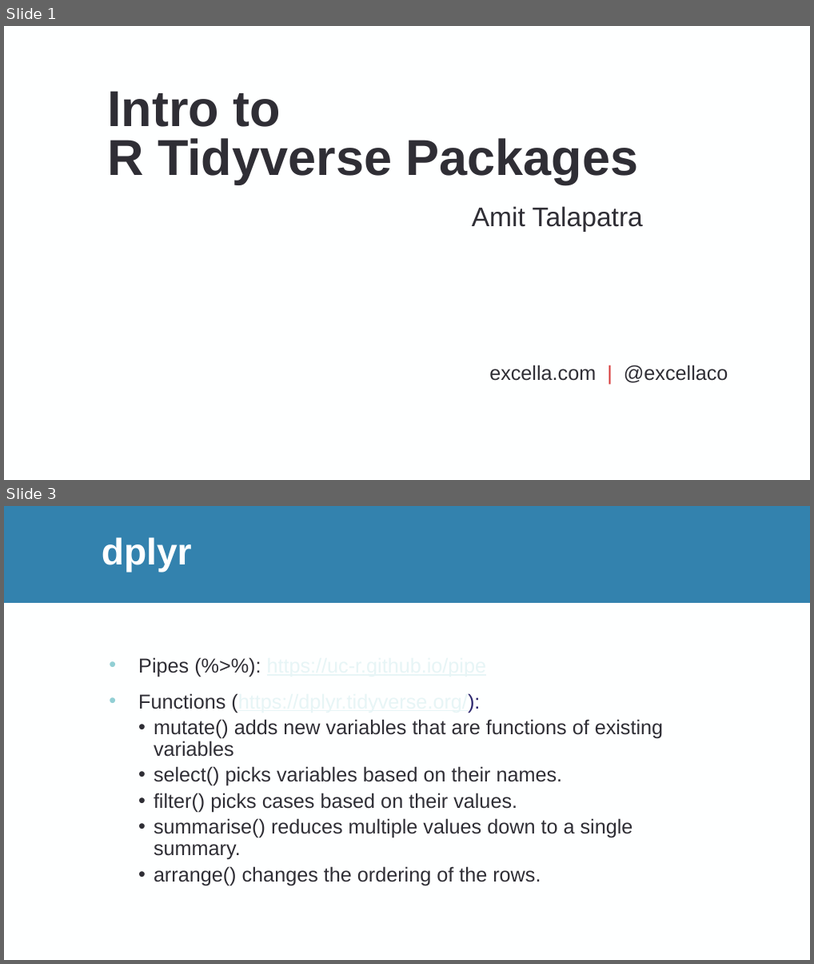
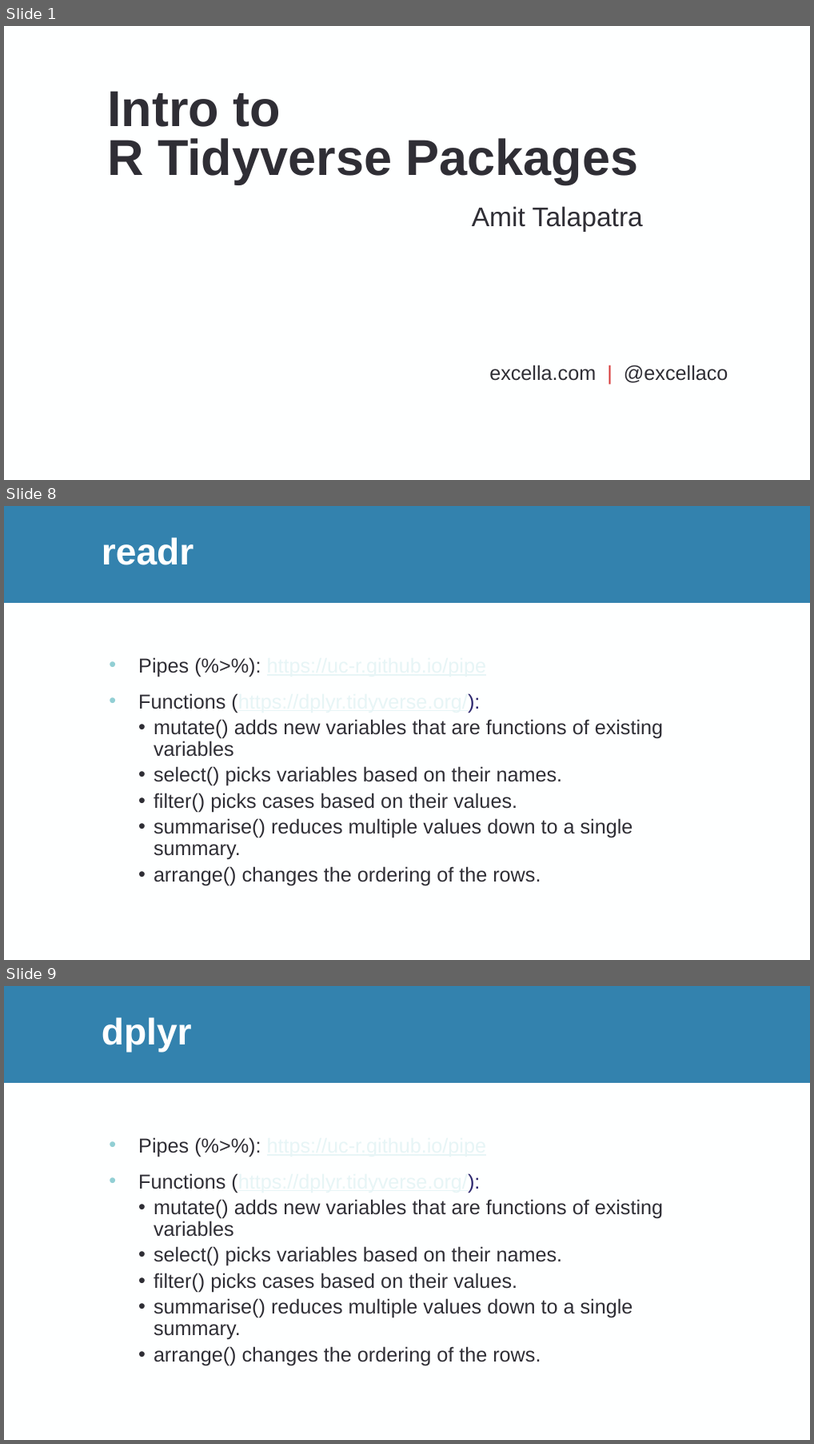
Before and after one commit to atalapatra/Intro-to-R-Tidyverse, a slide deck: Intro to R Tidyverse Packages.pptx. Shown one above the other, each under a label of ours: slides 1 and 3 before the commit, slides 1, 8 and 9 after it; the slides between them are not shown. The pictures are 814x964 and 814x1444 pixels, drawn with LibreOffice and Linux fonts; fonts in the diff are those of the drawing; background and template pictures are left out. Boxes give left, top, right and bottom in pixels: in the first picture for what was removed or moved away, otherwise in the second. Text is boxed around its words. In the diff, an @@ line names an element or a change of style, - is before the commit and + after.

```diff
--- a/Intro to R Tidyverse Packages.pptx
+++ b/Intro to R Tidyverse Packages.pptx
@@ slide 8 added at [4,506,810,960], background #FEFFFF; not listed: 1 template element that a slide beside it also shows @@
@@ title added at [102,537,194,565], 44 pt, text #FEFFFF, bold @@
+readr
@@ text added at [138,657,663,885], 24 pt, text #2F2E35 @@
+• Pipes (%>%): https://uc-r.github.io/pipe
+• Functions (https://dplyr.tidyverse.org/):
+  • mutate() adds new variables that are functions of existing variables
+  • select() picks variables based on their names.
+  • filter() picks cases based on their values.
+  • summarise() reduces multiple values down to a single summary.
+  • arrange() changes the ordering of the rows.
@@ what was slide 3 is now slide 9 @@
```
Also in this commit, not shown: 1 slide changed, 5 other slides added, 3 other files.
